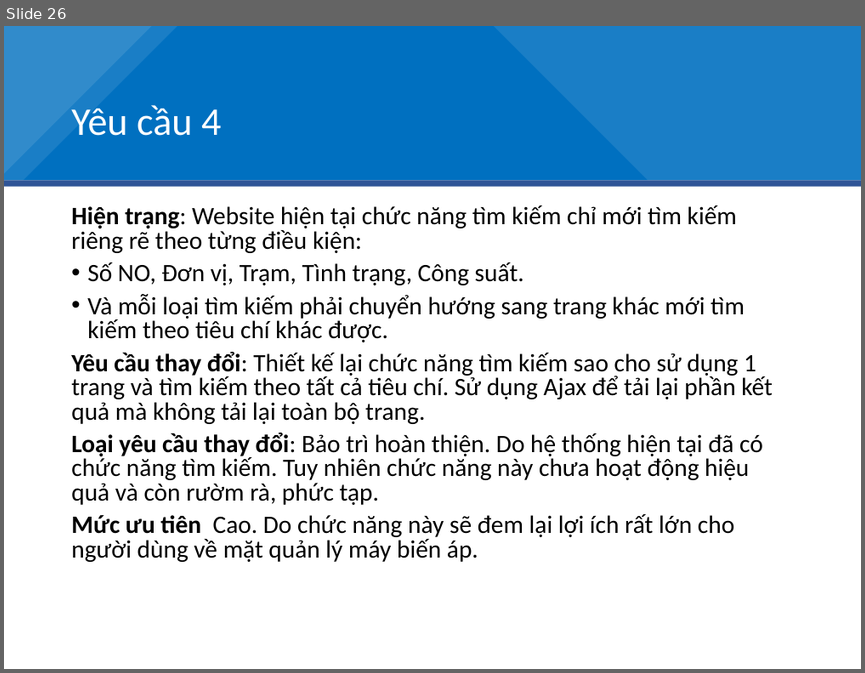
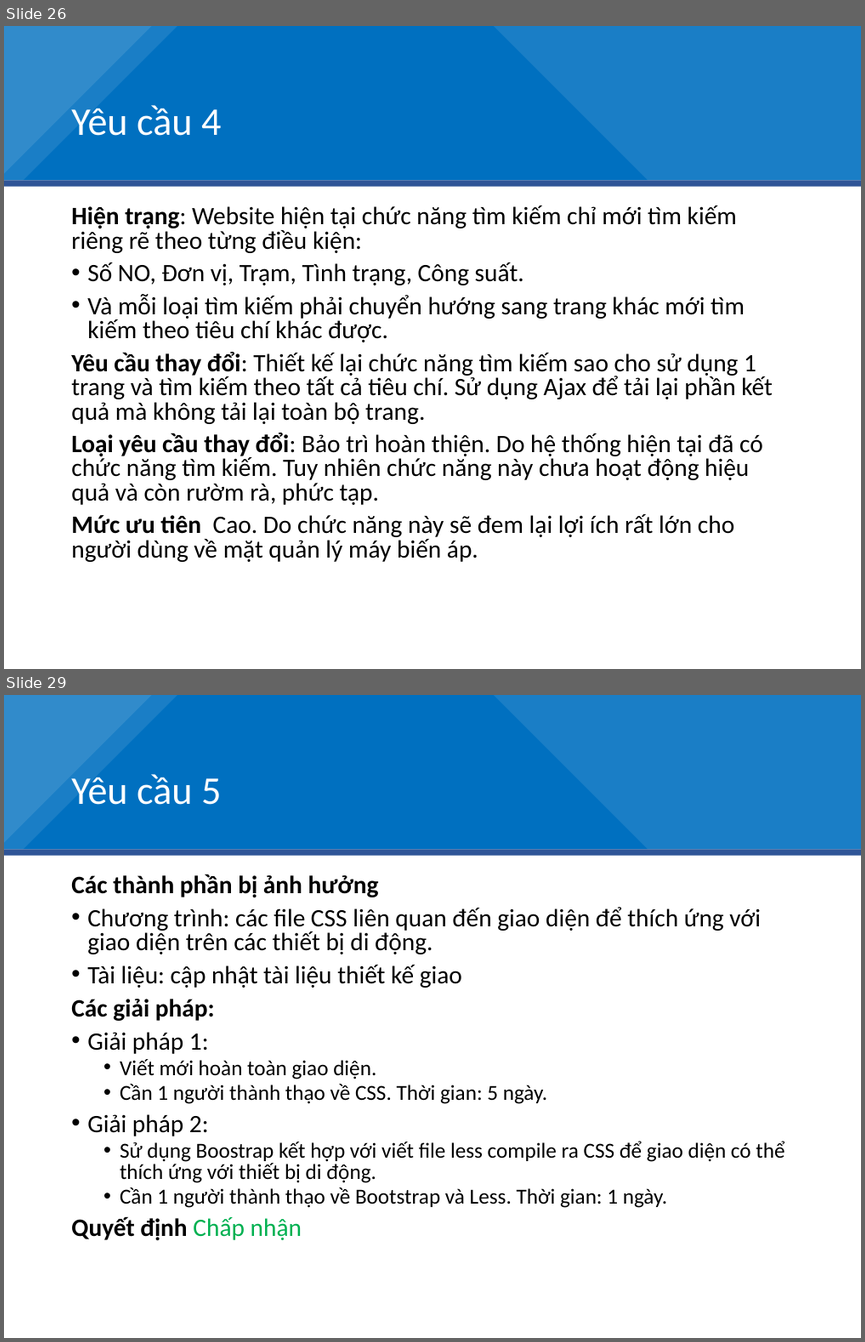
Before and after one commit to duduct/BaoTriPhanMem, a slide deck: BaiTap2/BT01_BT2_Slide.pptx. Shown one above the other, each under a label of ours: slide 26 before the commit, slides 26 and 29 after it; the slides between them are not shown. The pictures are 865x673 and 865x1342 pixels, drawn with LibreOffice and Linux fonts; fonts in the diff are those of the drawing. Boxes give left, top, right and bottom in pixels: in the first picture for what was removed or moved away, otherwise in the second. Text is boxed around its words. In the diff, an @@ line names an element or a change of style, - is before the commit and + after.

Commit message:
Cập nhật slide báo cáo
Yêu cầu 6->13,  chính tả phân tích sự tác động.

```diff
--- a/BaiTap2/BT01_BT2_Slide.pptx
+++ b/BaiTap2/BT01_BT2_Slide.pptx
@@ slide 29 added at (4,695,861,1338), background #FFFFFF; not listed: 5 template elements that a slide beside it also shows @@
@@ title added at (71,771,221,805), 33 pt, text #FFFFFF @@
+Yêu cầu 5
@@ text added at (71,874,784,1241), 18 pt, text #000000 @@
+Các thành phần bị ảnh hưởng
+• Chương trình: các file CSS liên quan đến giao diện để thích ứng với giao diện trên các thiết bị di động.
+• Tài liệu: cập nhật tài liệu thiết kế giao
+Các giải pháp:
+• Giải pháp 1:
+  • Viết mới hoàn toàn giao diện.
+  • Cần 1 người thành thạo về CSS. Thời gian: 5 ngày.
+• Giải pháp 2:
+  • Sử dụng Boostrap kết hợp với viết file less compile ra CSS để giao diện có thể thích ứng với thiết bị di động.
+  • Cần 1 người thành thạo về Bootstrap và Less. Thời gian: 1 ngày.
+Quyết định Chấp nhận
```
Also in this commit, not shown: 1 slide changed, 16 other slides added, 1 other file.
